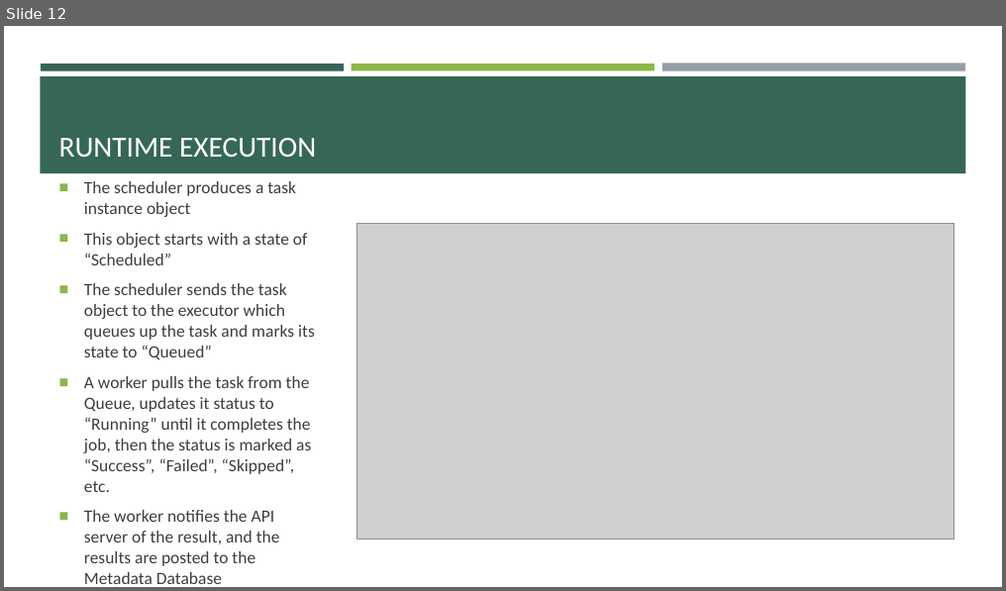
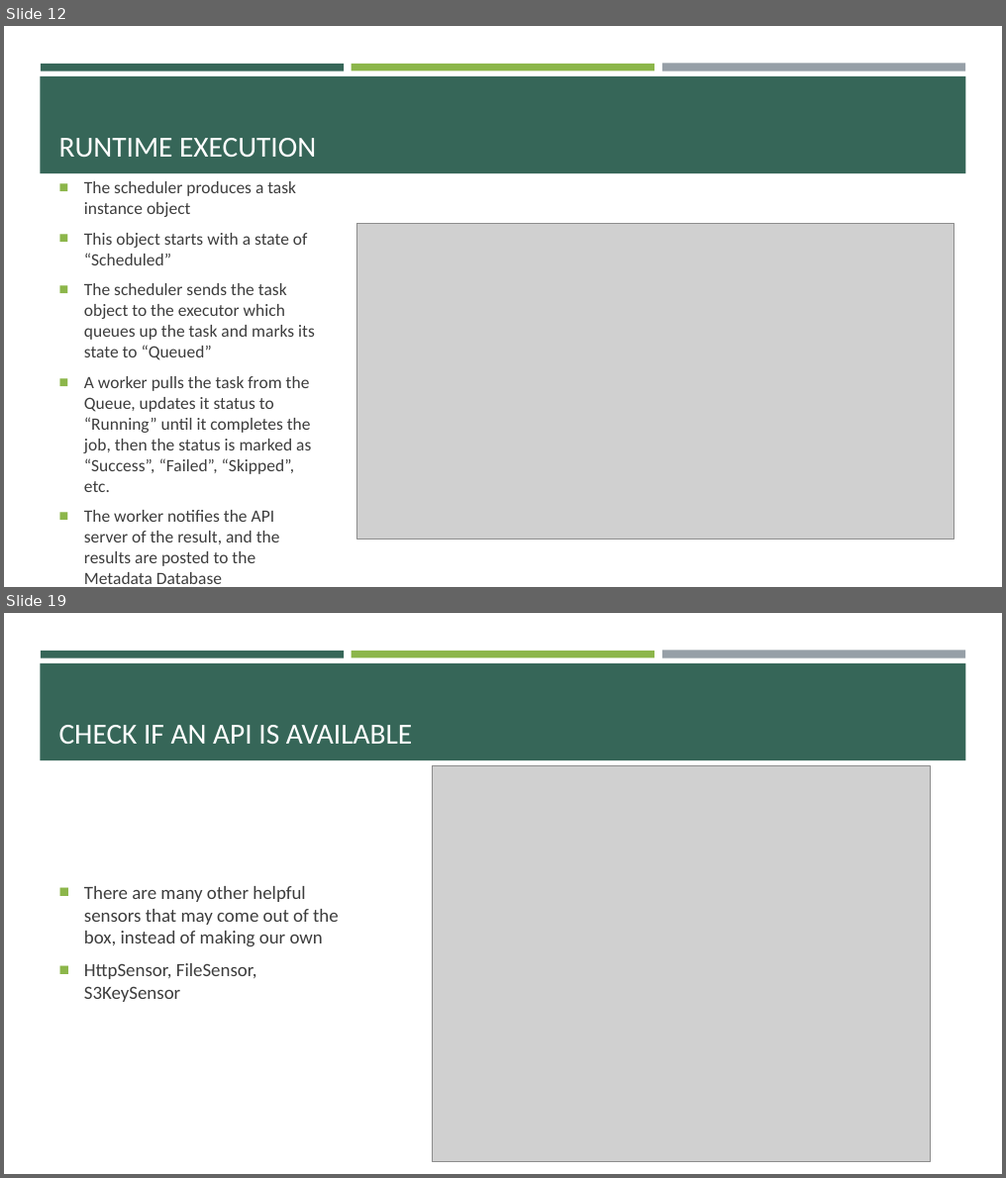
Before and after one commit to e-m-wilson/data_engineering, a slide deck: airflow/Airflow.pptx. Shown one above the other, each under a label of ours: slide 12 before the commit, slides 12 and 19 after it; the slides between them are not shown. The pictures are 1006x591 and 1006x1178 pixels, drawn with LibreOffice and Linux fonts; fonts in the diff are those of the drawing; grey boxes stand for pictures. Boxes give left, top, right and bottom in pixels: in the first picture for what was removed or moved away, otherwise in the second. Text is boxed around its words. In the diff, an @@ line names an element or a change of style, - is before the commit and + after.

```diff
--- a/airflow/Airflow.pptx
+++ b/airflow/Airflow.pptx
@@ slide 19 added at <box>4,613,1002,1174</box>, background #FFFFFF; not listed: 4 template elements that a slide beside it also shows @@
@@ title added at <box>59,725,412,744</box>, 28 pt, text #FFFFFF @@
+CHECK IF AN API IS AVAILABLE
@@ picture added at <box>433,765,930,1161</box> @@
@@ text added at <box>84,886,339,1002</box>, 18 pt, text #3D3D3D @@
+■ There are many other helpful sensors that may come out of the box, instead of making our own
+■ HttpSensor, FileSensor, S3KeySensor
```
Also in this commit, not shown: 2 slides changed, 11 other slides added.
